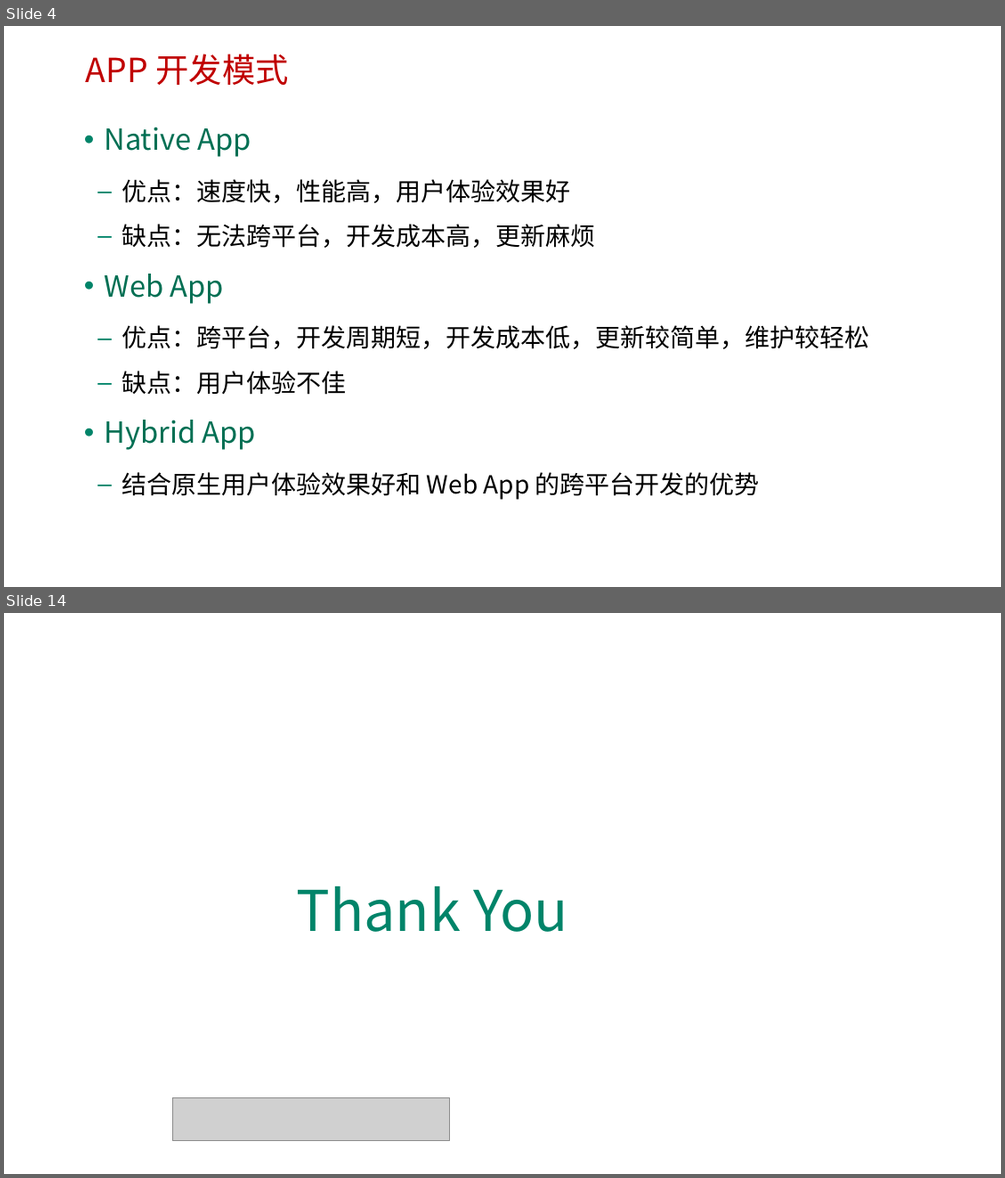
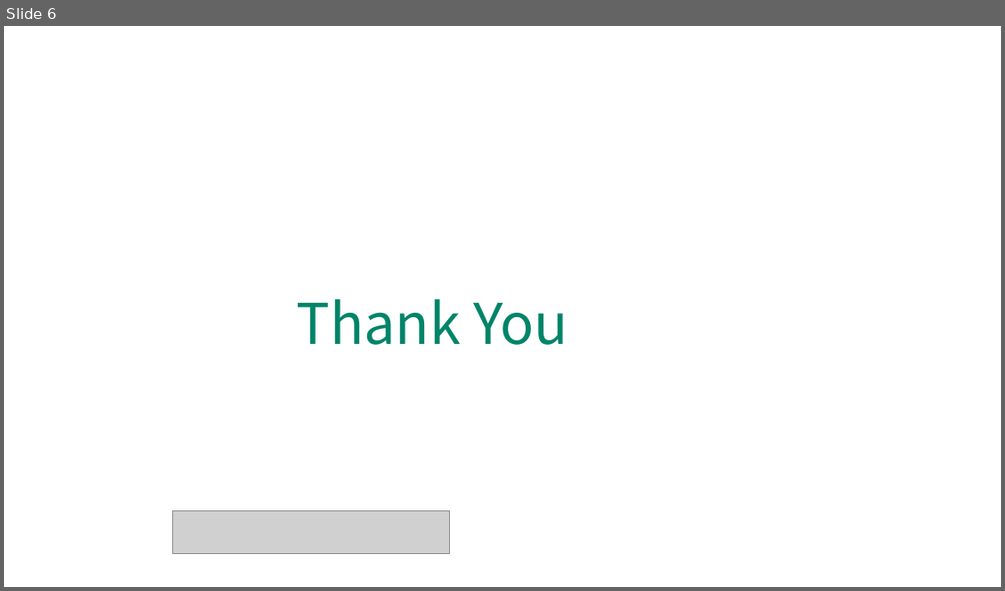
Before and after one commit to HL1115/react, a slide deck: reactjs/ppt/1-1 React简介.pptx. Shown one above the other, each under a label of ours: slides 4 and 14 before the commit, slide 6 after it; the slides between them are not shown. The pictures are 1005x1178 and 1005x591 pixels, drawn with LibreOffice and Linux fonts; fonts in the diff are those of the drawing; grey boxes stand for pictures; background and template pictures are left out. Boxes give left, top, right and bottom in pixels: in the first picture for what was removed or moved away, otherwise in the second. Text is boxed around its words. In the diff, an @@ line names an element or a change of style, - is before the commit and + after.

```diff
--- a/reactjs/ppt/1-1 React简介.pptx
+++ b/reactjs/ppt/1-1 React简介.pptx
@@ slide 4 removed at (x1=4, y1=26, x2=1001, y2=587), background picture (left out) @@
@@ text removed at (x1=86, y1=54, x2=288, y2=85) @@
-APP 开发模式
@@ text removed at (x1=104, y1=127, x2=870, y2=499) @@
-• Native App
-  – 优点：速度快，性能高，用户体验效果好
-  – 缺点：无法跨平台，开发成本高，更新麻烦
-• Web App
-  – 优点：跨平台，开发周期短，开发成本低，更新较简单，维护较轻松
-  – 缺点：用户体验不佳
-• Hybrid App
-  – 结合原生用户体验效果好和 Web App 的跨平台开发的优势
@@ what was slide 14 is now slide 6 @@
```
Also in this commit, not shown: 1 slide changed, 4 slides added, 11 other slides removed, 1 other file.
